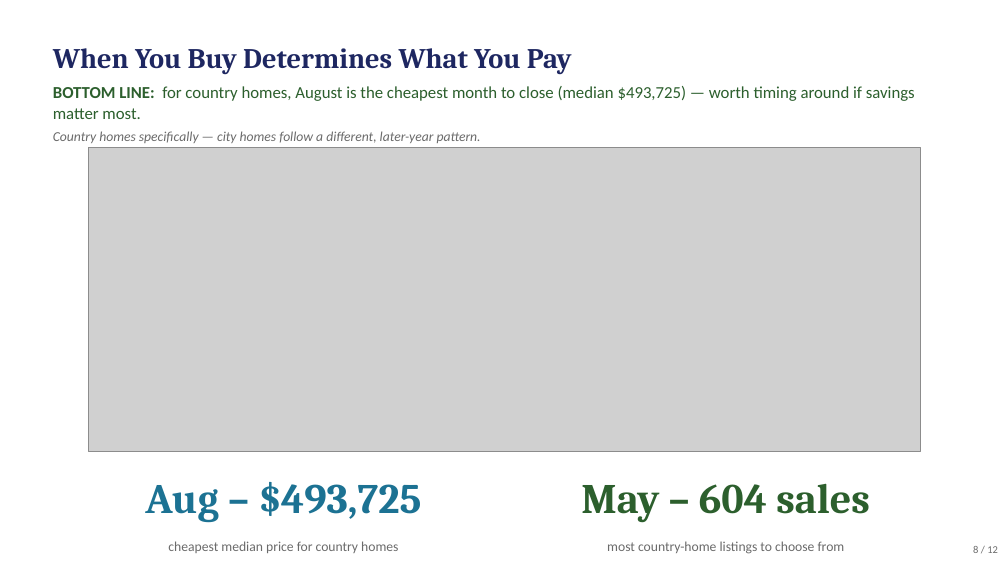
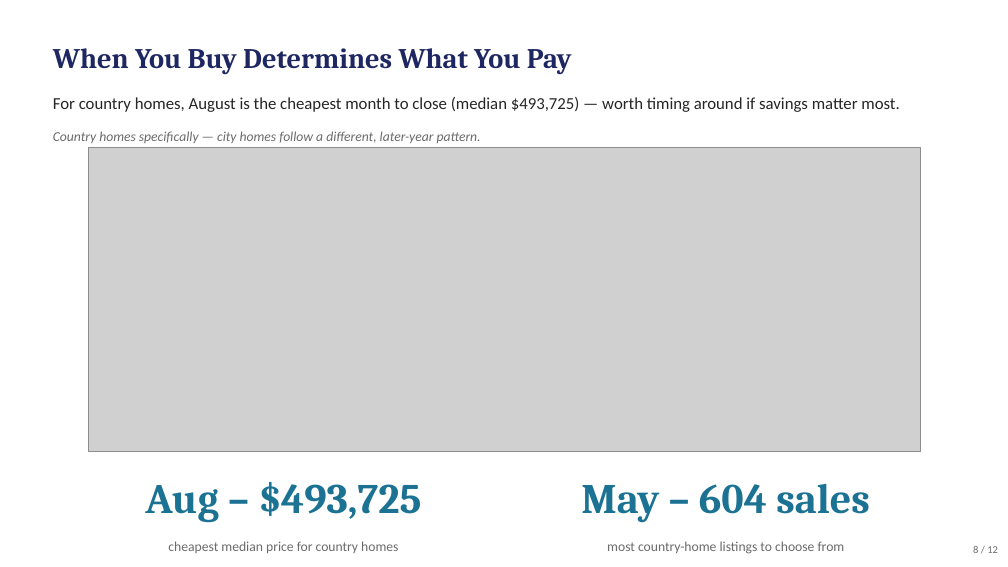
Before and after one commit to jolennd/ds-eda-project, a slide deck: slide 8 of presentation.pptx. Drawn at 1008x567 pixels with LibreOffice and Linux fonts; fonts in the diff are those of the drawing; grey boxes stand for pictures. Boxes give left, top, right and bottom in pixels: in the first picture for what was removed or moved away, otherwise in the second. Text is boxed around its words. In the diff, an @@ line names an element or a change of style, - is before the commit and + after.

Commit message:
Apply user's manual color/text edits back to source: unify takeaway text to charcoal (no bold BOTTOM LINE prefix), King County stat navy not green, slide 8 May stat teal not green, shorten slide 7 title

```diff
--- a/presentation.pptx
+++ b/presentation.pptx
@@ text at (53, 97, 899, 112): text changed; text colour #2C5F2D to #262626 @@
-BOTTOM LINE: for country homes, August is the cheapest month to close (median $493,725) — worth timing around if savings matter most.
+For country homes, August is the cheapest month to close (median $493,725) — worth timing around if savings matter most.
@@ text "May – 604 sales" at (581, 483, 870, 523): text colour #2C5F2D to #1C7293 @@
```
Also in this commit, not shown: 5 other slides changed, 1 other file.
